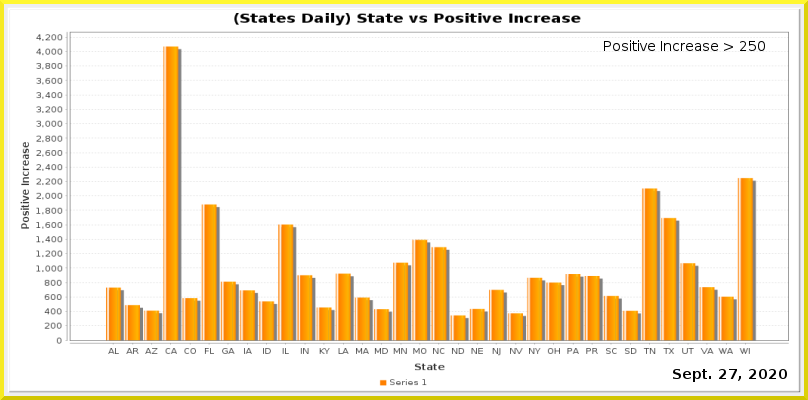
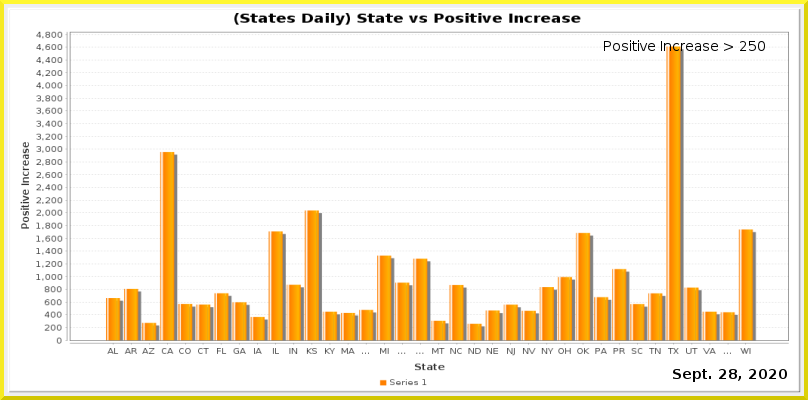
Comparing the layer stacks of the two (808, 400) images. Changes:
painted on "Current Date" over [729, 369, 737, 379]
painted on "Date_vs_TestIncrease.png" over [36, 31, 789, 356]
